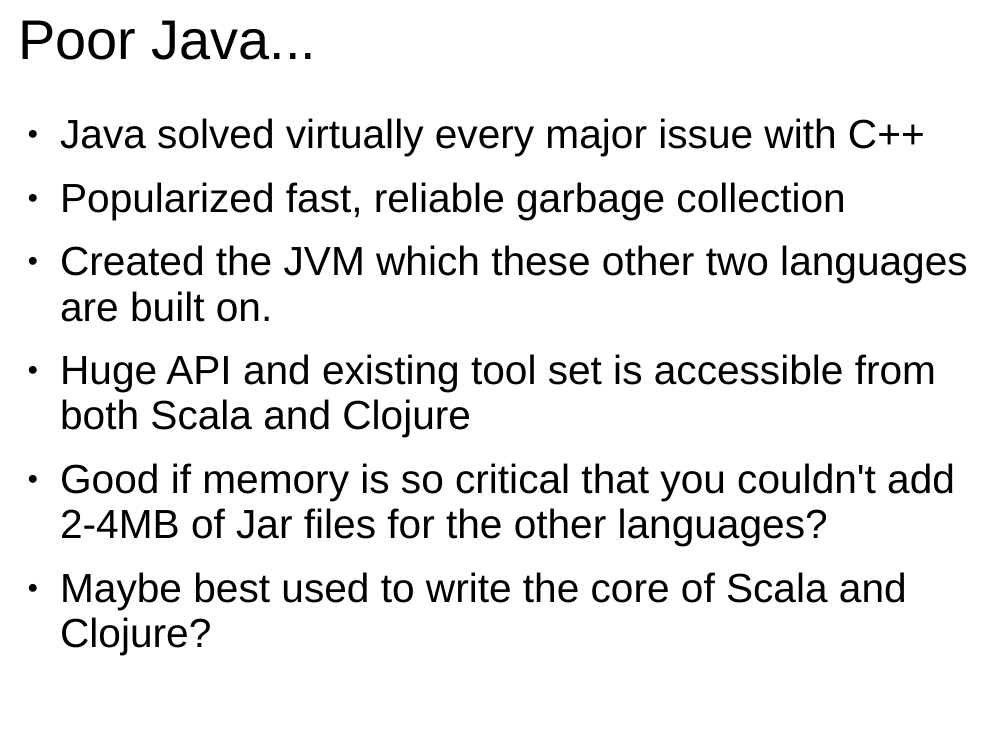
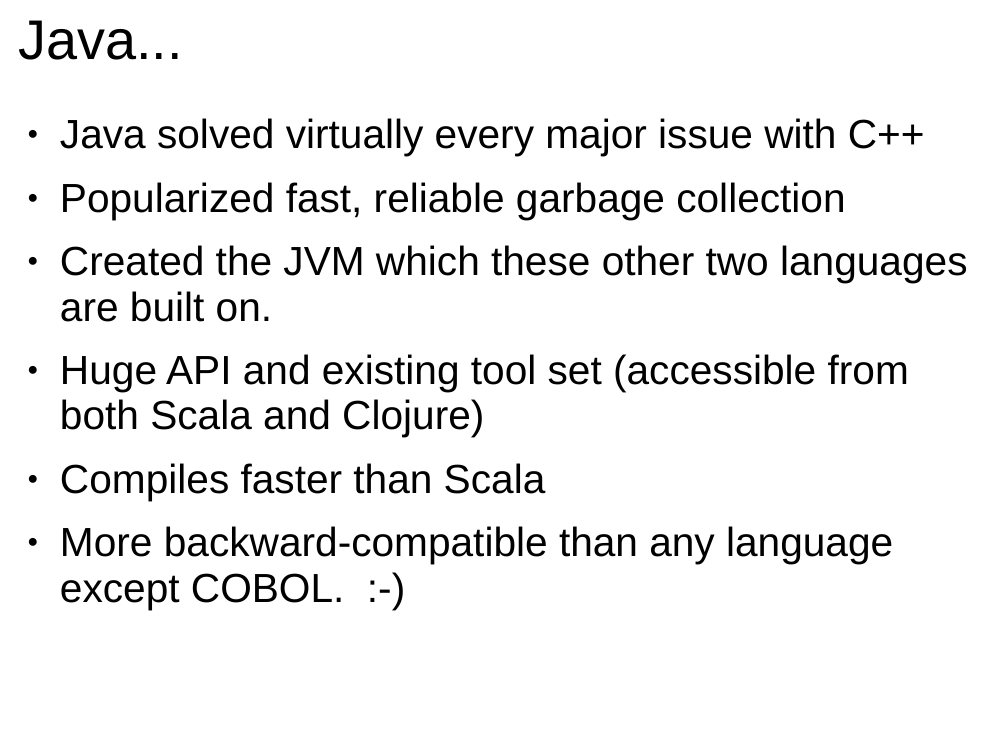
Before and after one commit to GlenKPeterson/refactJavaScalaCloj, a slide deck: slide 21 of typeSafetyJavaScalaCloj.ppt (slide 22 before the commit). Drawn at 1008x756 pixels with LibreOffice and Linux fonts; fonts in the diff are those of the drawing. Boxes give left, top, right and bottom in pixels: in the first picture for what was removed or moved away, otherwise in the second. Text is boxed around its words. In the diff, an @@ line names an element or a change of style, - is before the commit and + after.

```diff
--- a/typeSafetyJavaScalaCloj.ppt
+++ b/typeSafetyJavaScalaCloj.ppt
@@ title at [18, 20, 182, 60]: text changed @@
-Poor Java...
+Java...
@@ text at [60, 354, 909, 609]: text changed @@
-● Huge API and existing tool set is accessible from both Scala and Clojure
-● Good if memory is so critical that you couldn't add 2-4MB of Jar files for the other languages?
-● Maybe best used to write the core of Scala and Clojure?
+● Huge API and existing tool set (accessible from both Scala and Clojure)
+● Compiles faster than Scala
+● More backward-compatible than any language except COBOL. :-)
```
Also in this commit, not shown: 10 other slides changed, 1 slide removed.
